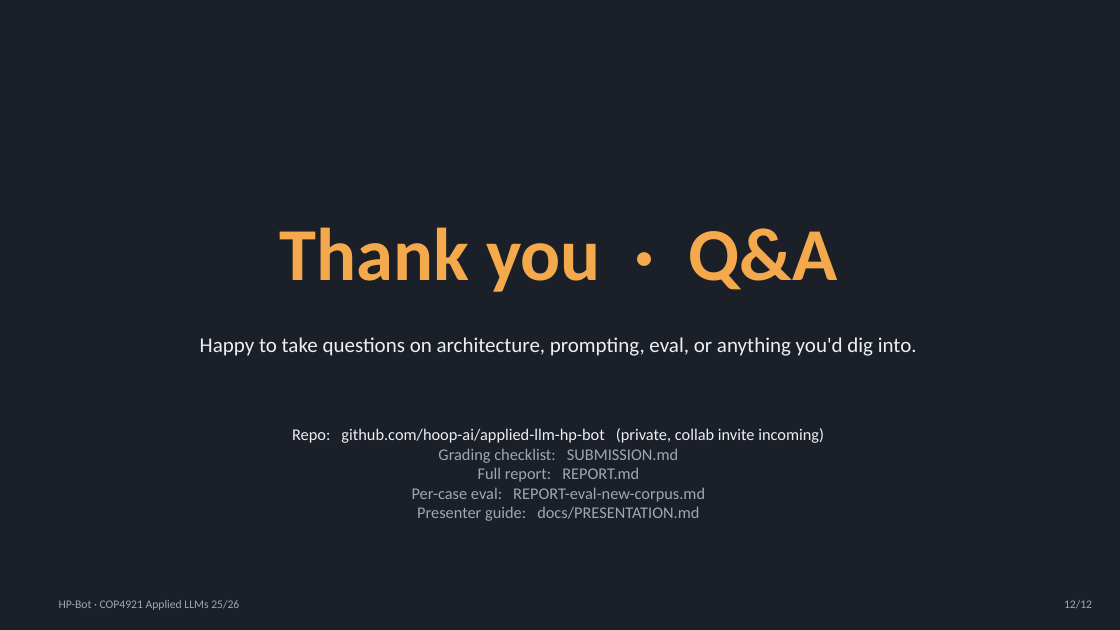
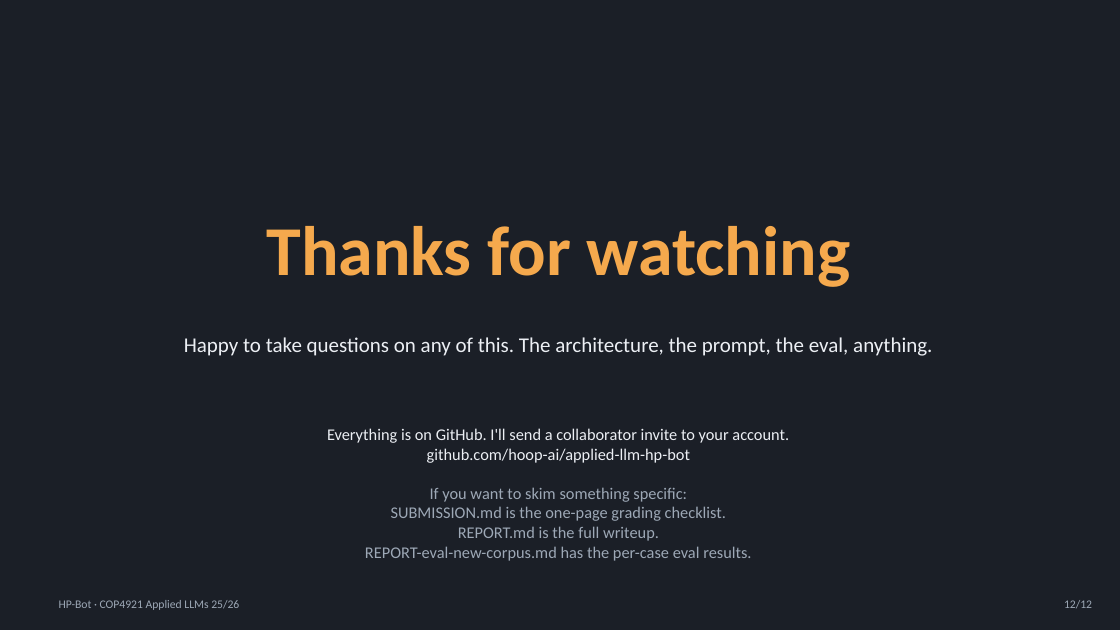
Before and after one commit to hoop-ai/applied-llm-hp-bot, a slide deck: slide 12 of HP-Bot-presentation.pptx. Drawn at 1120x630 pixels with LibreOffice and Linux fonts; fonts in the diff are those of the drawing. Boxes give left, top, right and bottom in pixels: in the first picture for what was removed or moved away, otherwise in the second. Text is boxed around its words. In the diff, an @@ line names an element or a change of style, - is before the commit and + after.

```diff
--- a/HP-Bot-presentation.pptx
+++ b/HP-Bot-presentation.pptx
@@ text at (267, 226, 850, 287): text changed; size 64 to 60 pt @@
-Thank you · Q&A
+Thanks for watching
@@ text at (184, 337, 932, 356): text changed @@
-Happy to take questions on architecture, prompting, eval, or anything you'd dig into.
+Happy to take questions on any of this. The architecture, the prompt, the eval, anything.
@@ text at (327, 428, 789, 561): text changed @@
-Repo: github.com/hoop-ai/applied-llm-hp-bot (private, collab invite incoming)
-Grading checklist: SUBMISSION.md
-Full report: REPORT.md
-Per-case eval: REPORT-eval-new-corpus.md
-Presenter guide: docs/PRESENTATION.md
+Everything is on GitHub. I'll send a collaborator invite to your account.
+github.com/hoop-ai/applied-llm-hp-bot
+If you want to skim something specific:
+SUBMISSION.md is the one-page grading checklist.
+REPORT.md is the full writeup.
+REPORT-eval-new-corpus.md has the per-case eval results.
```
Also in this commit, not shown: 10 other slides changed, 1 other file.
